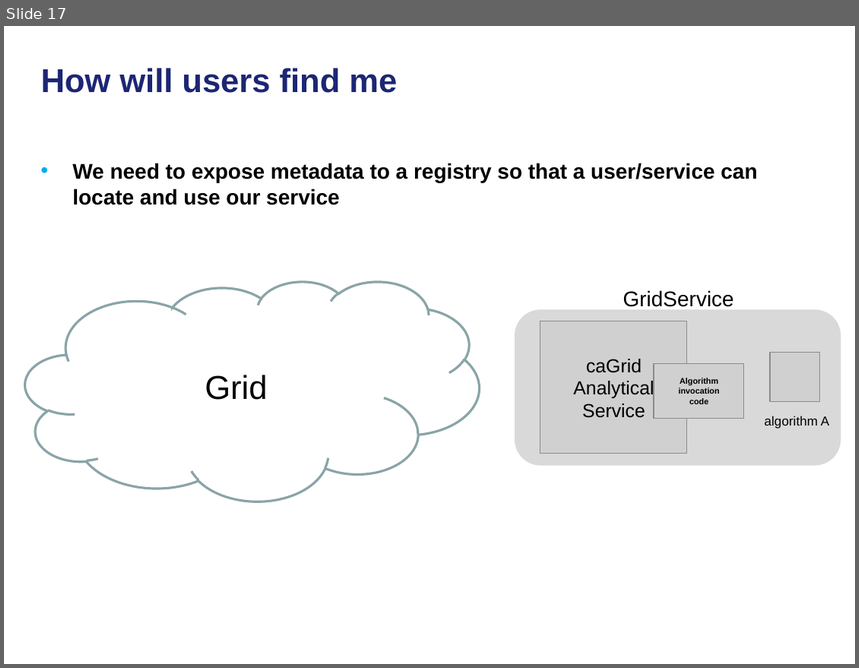
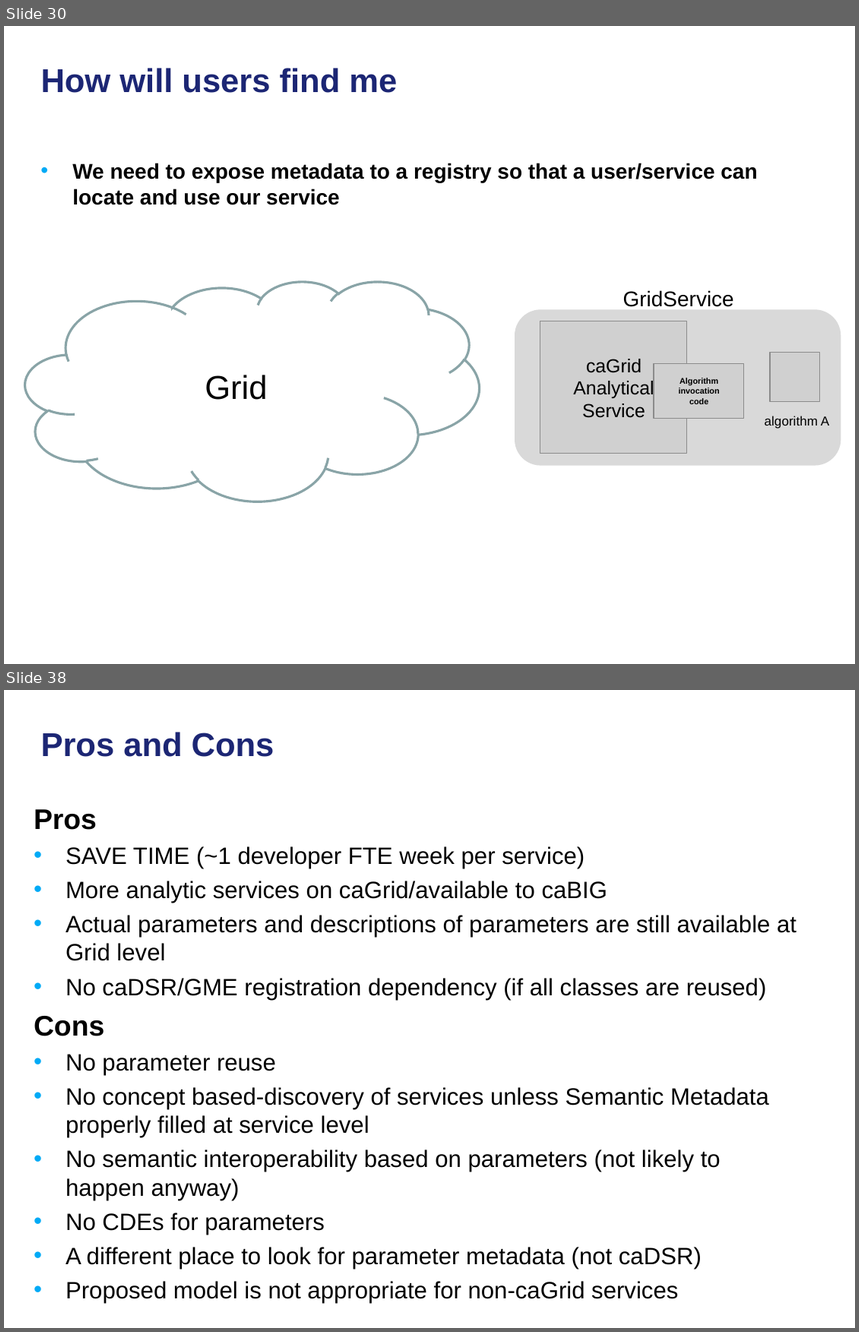
Before and after one commit to NCIP/cagrid-portal, a slide deck: cagrid-1-0/Documentation/presentations/200801_VCDE_ARCH/20080128_30_F2F_ASBP_Grid_BP.ppt. Shown one above the other, each under a label of ours: slide 17 before the commit, slides 30 and 38 after it; the slides between them are not shown. The pictures are 859x668 and 859x1332 pixels, drawn with LibreOffice and Linux fonts; fonts in the diff are those of the drawing; grey boxes stand for pictures; background and template pictures are left out. Boxes give left, top, right and bottom in pixels: in the first picture for what was removed or moved away, otherwise in the second. Text is boxed around its words. In the diff, an @@ line names an element or a change of style, - is before the commit and + after.

```diff
--- a/cagrid-1-0/Documentation/presentations/200801_VCDE_ARCH/20080128_30_F2F_ASBP_Grid_BP.ppt
+++ b/cagrid-1-0/Documentation/presentations/200801_VCDE_ARCH/20080128_30_F2F_ASBP_Grid_BP.ppt
@@ slide 38 added at (4,690,855,1328), background picture (left out) @@
@@ title added at (41,732,275,757), 28 pt, text #1C2674, bold @@
+Pros and Cons
@@ text added at (34,809,797,1303), 20 pt, text #000000 @@
+Pros
+• SAVE TIME (~1 developer FTE week per service)
+• More analytic services on caGrid/available to caBIG
+• Actual parameters and descriptions of parameters are still available at Grid level
+• No caDSR/GME registration dependency (if all classes are reused)
+Cons
+• No parameter reuse
+• No concept based-discovery of services unless Semantic Metadata properly filled at service level
+• No semantic interoperability based on parameters (not likely to happen anyway)
+• No CDEs for parameters
+• A different place to look for parameter metadata (not caDSR)
+• Proposed model is not appropriate for non-caGrid services
@@ what was slide 17 is now slide 30 @@
```
Also in this commit, not shown: 5 slides changed, 19 other slides added.
